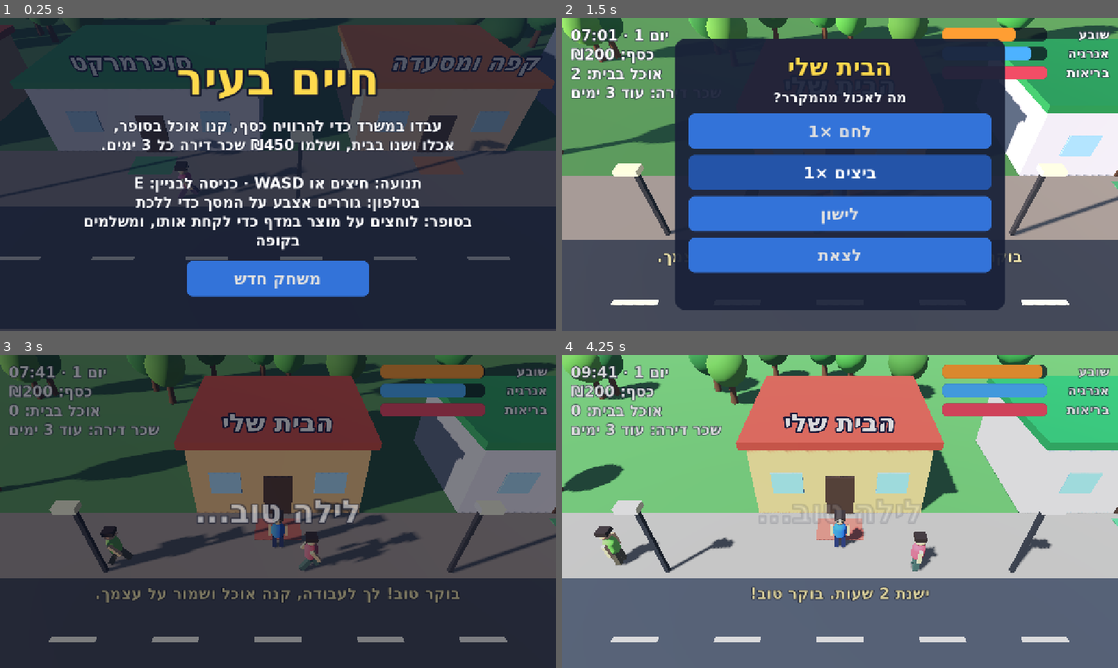
Above: before the commit, frames 1-4 (two rows, left to right).
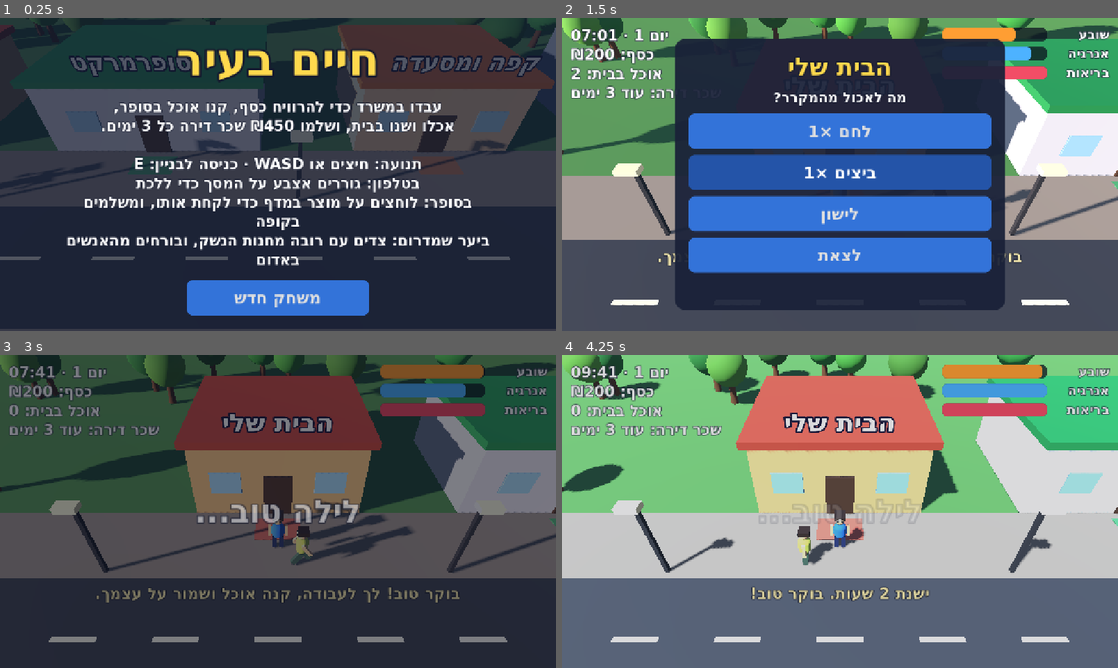
Above: after the commit, the same moments.

Repository: garyjoe/shneyor-games
Game: Godot game, scene res://main.tscn
Two runs of this game, one before a commit and one after it. Both use one fixed random seed, a clock stepped at 60 frames per second and the inputs below.
Inputs (mouse positions are in pixels of both pictures, inside the frame that each line leads up to):
- Up to frame 1 (0.25 s): no input
- Up to frame 2 (1.5 s): click "משחק חדש" at 0.5 s; tap Enter at 1.25 s; move the mouse to (962, 158) at 1.27 s; hold Right (ui_right) from 1.28 s (still down); tap E at 1.35 s; click (962, 158) at 1.42 s
- Up to frame 3 (3 s): tap Space at 1.52, 1.82 s; tap Enter at 1.55 s; release Right (ui_right) at 2 s; click "לחם ×1" at 2 s; click "לישון" at 2.75 s
- Up to frame 4 (4.25 s): tap Space at 3.5 s; drag from (728, 527) to (812, 574) at 3.52 s

The runs differ from the first frame. In frame 1, 17% of the frame differs, in the area x 0-88%, y 10-96%; in frame 2, 0.1%; in frame 3, 2.1%; in frame 4, 1.3%.

Commit message:
Life in the City: forest hunting, robbers in red, and a gun shop
South of the park there is now a pine forest with deer and rabbits. A
gun shop on the street sells a hunting rifle and ammunition; with them
you can shoot at an animal by clicking or tapping it (or pressing E for
the nearest one). Close shots hit, far ones often miss and scare the
herd. Collected game meat goes to the fridge and can be eaten at home or
sold at the gun shop.

Robbers dressed in red roam the forest. They chase you when you come
near, and if they catch you they take part of your money, so the thing
to do is spot them and run back out.

Co-Authored-By: Claude Fable 5.2 <noreply@anthropic.com>
Claude-Session: https://claude.ai/code/session_01Dt6dxQhnMkF2JMR9WrQUqG

Diff:
--- a/games/life-city/main.gd
+++ b/games/life-city/main.gd
@@ -19,7 +19,13 @@
 	{"name": "ביצים", "price": 13, "food": 28.0},
 	{"name": "עוף", "price": 32, "food": 55.0},
 	{"name": "שוקולד", "price": 7, "food": 10.0},
+	{"name": "בשר ציד", "price": 35, "food": 45.0},   # only from hunting, never on a shelf
 ]
+const MEAT := 8
+const RIFLE_PRICE := 600
+const AMMO_PRICE := 40
+const FOREST_Z := 36.0             # the forest starts this far south of the street
+const FOREST_END := 100.0
 const SAVE_PATH := "user://life-city.cfg"
 
 enum State { MENU, PLAY, OVER }
@@ -31,6 +37,19 @@
 	var phase := 0.0
 	var dir := 1.0
 	var speed := 2.0
+	var chasing := false            # robbers only
+	var target := Vector3.ZERO
+	var wait := 0.0
+
+
+class Animal:
+	var node: Node3D
+	var big := false                # deer or rabbit
+	var dead := false
+	var gone := 0.0                 # seconds until it comes back after being collected
+	var heading := Vector3.ZERO
+	var timer := 0.0
+	var scared := 0.0
 
 
 class Place:
@@ -74,6 +93,13 @@
 var reach := 0.0
 var basket_mesh: MeshInstance3D
 var press_pos := Vector2.INF
+var has_rifle := false
+var ammo := 0
+var shot_cool := 0.0
+var rob_cool := 0.0
+var rifle_mesh: MeshInstance3D
+var animals: Array[Animal] = []
+var thugs: Array[Person] = []
 var shifts := 0
 var wage := 40                     # per hour
 var over_reason := ""
@@ -261,8 +287,8 @@
 	lamp_mat.emission = Color(1.0, 0.9, 0.6)
 
 	# Ground, road, pavements.
-	_box(Vector3(160, 1, 110), Vector3(0, -0.5, 0), _mat(Color(0.34, 0.56, 0.3)))
-	_solid(Vector3(160, 1, 110), Vector3(0, -0.5, 0))
+	_box(Vector3(180, 1, 220), Vector3(0, -0.5, 40), _mat(Color(0.34, 0.56, 0.3)))
+	_solid(Vector3(180, 1, 220), Vector3(0, -0.5, 40))
 	_box(Vector3(160, 0.04, 6), Vector3(0, 0.02, 1.5), _mat(Color(0.25, 0.26, 0.29)))
 	var dash := _mat(Color(0.9, 0.9, 0.85))
 	for k in range(-19, 20):
@@ -306,8 +332,8 @@
 		_tree(pos)
 	for k in 16:
 		_tree(Vector3(rng.randf_range(-48, 48), 0, rng.randf_range(-26, -17)))
-	for x: float in [-41.0, 41.0]:
-		_tree(Vector3(x, 0, -8))
+	_tree(Vector3(-41, 0, -8))
+	_building("guns", "חנות נשק", 40, 9, 4.2, Color(0.5, 0.52, 0.45), Color(0.25, 0.3, 0.2), 9, 19)
 
 	# Passers-by on the pavements.
 	for k in 6:
@@ -318,6 +344,7 @@
 		add_child(n.root)
 		npcs.append(n)
 	_build_store()
+	_build_forest()
 
 
 func _make_person(shirt: Color, pants: Color, into: Person = null) -> Person:
@@ -381,6 +408,8 @@
 	player.add_child(me.root)
 	basket_mesh = _box(Vector3(0.5, 0.32, 0.38), Vector3(0, -0.85, 0.12), _mat(Color(0.85, 0.2, 0.2)), me.limbs[2])
 	basket_mesh.visible = false
+	rifle_mesh = _box(Vector3(0.1, 0.1, 1.3), Vector3(0, -0.6, 0.35), _mat(Color(0.25, 0.17, 0.1)), me.limbs[3])
+	rifle_mesh.visible = false
 	add_child(player)
 	_reset_position()
 
@@ -388,6 +417,7 @@
 func _reset_position() -> void:
 	inside = false
 	_return_all()
+	_reset_forest()
 	player.position = places[0].door + Vector3(0, 0, 1.2)
 	player.velocity = Vector3.ZERO
 	me.root.rotation.y = 0.0
@@ -634,6 +664,14 @@
 				panel_text.text = _h("אוכלים כאן ועכשיו, בלי לחזור הביתה")
 				_add_action("ארוחה חמה · ₪55", _cafe.bind(55, 60.0, 0.0, 0.75, "אכלת ארוחה חמה. טעים!"))
 				_add_action("קפה · ₪14", _cafe.bind(14, 3.0, 15.0, 0.25, "שתית קפה. קצת יותר ערני."))
+			"guns":
+				panel_text.text = _h(("יש לך רובה ציד · כדורים: %d" % ammo) if has_rifle else "כדי לצוד ביער צריך רובה ציד וכדורים")
+				if not has_rifle:
+					_add_action("רובה ציד · ₪%d" % RIFLE_PRICE, _buy_rifle)
+				else:
+					_add_action("10 כדורים · ₪%d" % AMMO_PRICE, _buy_ammo)
+				if fridge.has(MEAT):
+					_add_action("למכור בשר ציד (יש %d) · ₪%d" % [fridge.count(MEAT), PRODUCTS[MEAT]["price"]], _sell_meat)
 			"work":
 				panel_text.text = _h("שכר: ₪%d לשעה · משמרות שעבדת: %d" % [wage, shifts])
 				_add_action("לעבוד משמרת (%d שעות) · ₪%d" % [int(SHIFT_HOURS), int(wage * SHIFT_HOURS)], _work)
@@ -677,8 +715,8 @@
 		player.position.x = clampf(player.position.x, STORE.x - 10.8, STORE.x + 10.8)
 		player.position.z = clampf(player.position.z, STORE.z - 7.9, STORE.z + 8.2)
 	else:
-		player.position.x = clampf(player.position.x, -42.0, 42.0)
-		player.position.z = clampf(player.position.z, -5.6, 26.0)
+		player.position.x = clampf(player.position.x, -44.0, 46.0)
+		player.position.z = clampf(player.position.z, -5.6, FOREST_END)
 	if input.length_squared() > 0.01:
 		me.root.rotation.y = lerp_angle(me.root.rotation.y, atan2(input.x, input.y), 12.0 * delta)
 	_animate(me, input.length_squared() > 0.01, delta)
@@ -695,6 +733,7 @@
 		if p.door.distance_to(player.position) < 2.2:
 			near = p
 	_update_focus()
+	_update_forest(delta)
 	_update_hud()
 
 
@@ -751,6 +790,8 @@
 				_interact(near)
 			elif focus != null:
 				_pick(focus)
+			elif _in_forest():
+				_shoot(_nearest_animal())
 
 
 # ---------------------------------------------------------- game states ----
@@ -765,6 +806,8 @@
 	fridge = [0, 5]
 	shifts = 0
 	wage = 40
+	has_rifle = false
+	ammo = 0
 	_begin()
 	_toast("בוקר טוב! לך לעבודה, קנה אוכל ושמור על עצמך.")
 
@@ -788,6 +831,8 @@
 				fridge.append(int(v))
 	shifts = int(cfg.get_value("life", "shifts", 0))
 	wage = int(cfg.get_value("life", "wage", 40))
+	has_rifle = bool(cfg.get_value("life", "rifle", false))
+	ammo = int(cfg.get_value("life", "ammo", 0))
 	_begin()
 	_toast("ברוך שובך! יום %d." % day)
 
@@ -810,7 +855,8 @@
 		return
 	var cfg := ConfigFile.new()
 	for pair: Array in [["day", day], ["clock", clock], ["money", money], ["hunger", hunger],
-			["energy", energy], ["health", health], ["fridge", fridge], ["shifts", shifts], ["wage", wage]]:
+			["energy", energy], ["health", health], ["fridge", fridge], ["shifts", shifts], ["wage", wage],
+			["rifle", has_rifle], ["ammo", ammo]]:
 		cfg.set_value("life", pair[0], pair[1])
 	cfg.save(SAVE_PATH)
 
@@ -839,6 +885,7 @@
 		"תנועה: חיצים או WASD · כניסה לבניין: E",
 		"בטלפון: גוררים אצבע על המסך כדי ללכת",
 		"בסופר: לוחצים על מוצר במדף כדי לקחת אותו, ומשלמים בקופה",
+		"ביער שמדרום: צדים עם רובה מחנות הנשק, ובורחים מהאנשים באדום",
 	]), buttons)
 
 
@@ -1059,7 +1106,9 @@
 		_h("אוכל בבית: %d" % fridge.size()),
 		_h("שכר דירה: %s" % rent_when),
 		_h("בסל: %d מוצרים · ₪%d" % [basket.size(), _basket_total()]) if inside else "",
+		_h("כדורים: %d" % ammo) if has_rifle and not inside else "",
 	])
+	rifle_mesh.visible = has_rifle and _in_forest()
 	basket_mesh.visible = not basket.is_empty()
 	(bars["hunger"] as ProgressBar).value = hunger
 	(bars["energy"] as ProgressBar).value = energy
@@ -1085,7 +1134,7 @@
 # ---------------------------------------------------------------- audio ----
 
 ## Sounds are synthesised at startup, so the game ships no audio files.
-func _tone(f0: float, f1: float, dur: float, vol: float) -> AudioStreamWAV:
+func _tone(f0: float, f1: float, dur: float, vol: float, noise: float = 0.0) -> AudioStreamWAV:
 	var rate := 22050
 	var count := int(dur * rate)
 	var data := PackedByteArray()
@@ -1094,7 +1143,8 @@
 	for i in count:
 		var k := float(i) / count
 		phase += TAU * lerpf(f0, f1, k) / rate
-		data.encode_s16(i * 2, int(sin(phase) * vol * (1.0 - k) * 32000.0))
+		var wave := lerpf(sin(phase), rng.randf_range(-1.0, 1.0), noise)
+		data.encode_s16(i * 2, int(wave * vol * (1.0 - k) * 32000.0))
 	var wav := AudioStreamWAV.new()
 	wav.format = AudioStreamWAV.FORMAT_16_BITS
 	wav.mix_rate = rate
@@ -1109,6 +1159,8 @@
 		"pay": _tone(880, 1320, 0.3, 0.25),
 		"no": _tone(220, 150, 0.3, 0.3),
 		"pick": _tone(620, 760, 0.1, 0.25),
+		"bang": _tone(140, 40, 0.35, 0.6, 0.8),
+		"alarm": _tone(500, 900, 0.5, 0.3),
 	}
 	for key: String in defs:
 		var p := AudioStreamPlayer.new()
@@ -1204,7 +1256,7 @@
 		Vector3(-8, 0, -7.6), Vector3(-4, 0, -7.6), Vector3(0, 0, -7.6), Vector3(4, 0, -7.6), Vector3(8, 0, -7.6),
 		Vector3(1, 0, -1.5), Vector3(5, 0, -1.5), Vector3(9, 0, -1.5),
 	]
-	for pid in PRODUCTS.size():
+	for pid in slots.size():
 		_shelf(pid, STORE + slots[pid])
 
 	# Checkout: counter, till, cashier, and a mat to stand on.
@@ -1312,7 +1364,10 @@
 
 ## Click/tap position (canvas coordinates) -> the shelf item drawn under it.
 func _tap(pos: Vector2) -> void:
-	if not inside or state != State.PLAY or open_place != null or busy:
+	if state != State.PLAY or open_place != null or busy:
+		return
+	if not inside:
+		_tap_forest(pos)
 		return
 	var hit: Node3D
 	var best := 70.0
@@ -1391,3 +1446,298 @@
 func _return_all_action() -> void:
 	_return_all()
 	_refresh_panel()
+
+
+# --------------------------------------------------------------- forest ----
+
+func _in_forest() -> bool:
+	return not inside and player.position.z > FOREST_Z - 2.0
+
+
+func _forest_point() -> Vector3:
+	return Vector3(rng.randf_range(-40, 42), 0, rng.randf_range(FOREST_Z + 6.0, FOREST_END - 4.0))
+
+
+func _pine(pos: Vector3) -> void:
+	var h := rng.randf_range(4.0, 7.0)
+	_box(Vector3(0.35, 1.4, 0.35), pos + Vector3(0, 0.7, 0), _mat(Color(0.33, 0.22, 0.13)))
+	_solid(Vector3(0.6, 2.0, 0.6), pos + Vector3(0, 1.0, 0))
+	var cone := CylinderMesh.new()
+	cone.top_radius = 0.0
+	cone.bottom_radius = h * 0.3
+	cone.height = h
+	cone.radial_segments = 8
+	var c := MeshInstance3D.new()
+	c.mesh = cone
+	c.material_override = _mat(Color.from_hsv(rng.randf_range(0.3, 0.38), 0.65, rng.randf_range(0.28, 0.42)))
+	c.position = pos + Vector3(0, 1.2 + h * 0.5, 0)
+	add_child(c)
+
+
+func _make_animal(big: bool) -> Animal:
+	var a := Animal.new()
+	a.big = big
+	a.node = Node3D.new()
+	if big:  # deer
+		var fur := _mat(Color(0.55, 0.36, 0.2))
+		_box(Vector3(0.55, 0.6, 1.3), Vector3(0, 1.05, 0), fur, a.node)
+		_box(Vector3(0.3, 0.7, 0.3), Vector3(0, 1.55, 0.65), fur, a.node)
+		_box(Vector3(0.32, 0.3, 0.5), Vector3(0, 1.95, 0.8), fur, a.node)
+		for sx: float in [-0.2, 0.2]:
+			_box(Vector3(0.06, 0.45, 0.06), Vector3(sx, 2.3, 0.7), _mat(Color(0.85, 0.8, 0.7)), a.node)
+			for sz: float in [-0.5, 0.5]:
+				_box(Vector3(0.14, 0.8, 0.14), Vector3(sx, 0.4, sz), fur, a.node)
+	else:    # rabbit
+		var fur := _mat(Color(0.8, 0.78, 0.74))
+		_ball(0.28, Vector3(0, 0.3, 0), fur, a.node, Vector3(1, 1, 1.4))
+		_ball(0.18, Vector3(0, 0.55, 0.3), fur, a.node)
+		for sx: float in [-0.08, 0.08]:
+			_box(Vector3(0.07, 0.35, 0.05), Vector3(sx, 0.85, 0.28), fur, a.node)
+	add_child(a.node)
+	animals.append(a)
+	return a
+
+
+func _build_forest() -> void:
+	_sign("היער", Vector3(0, 3.0, FOREST_Z - 3.0), 110)
+	_box(Vector3(0.2, 2.6, 0.2), Vector3(0, 1.3, FOREST_Z - 3.0), _mat(Color(0.3, 0.2, 0.12)))
+	for k in 150:
+		var pos := Vector3(rng.randf_range(-70, 70), 0, rng.randf_range(FOREST_Z, FOREST_END + 25.0))
+		if absf(pos.x) < 3.0 and pos.z < FOREST_Z + 14.0:
+			continue                       # keep a path in from the sign
+		_pine(pos)
+	for k in 8:
+		_make_animal(k < 4)
+	for k in 3:
+		var t := _make_person(Color(0.85, 0.08, 0.08), Color(0.6, 0.05, 0.05))
+		add_child(t.root)
+		thugs.append(t)
+	_reset_forest()
+
+
+func _reset_forest() -> void:
+	rob_cool = 0.0
+	for a in animals:
+		a.dead = false
+		a.gone = 0.0
+		a.scared = 0.0
+		a.node.visible = true
+		a.node.rotation = Vector3.ZERO
+		a.node.position = _forest_point()
+	for t in thugs:
+		t.chasing = false
+		t.wait = 0.0
+		t.root.position = _forest_point() + Vector3(0, 0, 12)
+		t.root.position.z = minf(t.root.position.z, FOREST_END - 2.0)
+		t.target = t.root.position
+
+
+func _update_forest(delta: float) -> void:
+	shot_cool = maxf(shot_cool - delta, 0.0)
+	rob_cool = maxf(rob_cool - delta, 0.0)
+	var here := player.position
+	for a in animals:
+		if a.gone > 0.0:
+			a.gone -= delta
+			if a.gone <= 0.0:
+				a.dead = false
+				a.node.visible = true
+				a.node.rotation = Vector3.ZERO
+				a.node.position = _forest_point()
+			continue
+		if a.dead:
+			if a.node.position.distance_to(here) < 1.9:
+				_collect(a)
+			continue
+		var away := a.node.position - here
+		away.y = 0.0
+		a.scared = maxf(a.scared - delta, 0.0)
+		if away.length() < 7.0 and not inside:
+			a.scared = 1.5
+		var speed := 0.0
+		if a.scared > 0.0:
+			a.heading = away.normalized()
+			speed = 7.5 if a.big else 6.0
+		else:
+			a.timer -= delta
+			if a.timer <= 0.0:
+				a.timer = rng.randf_range(1.5, 4.5)
+				var angle := rng.randf() * TAU
+				a.heading = Vector3(cos(angle), 0, sin(angle)) if rng.randf() < 0.65 else Vector3.ZERO
+			speed = 1.6
+		if a.heading != Vector3.ZERO:
+			a.node.position += a.heading * speed * delta
+			a.node.rotation.y = lerp_angle(a.node.rotation.y, atan2(a.heading.x, a.heading.z), 8.0 * delta)
+		a.node.position.x = clampf(a.node.position.x, -42.0, 44.0)
+		a.node.position.z = clampf(a.node.position.z, FOREST_Z + 3.0, FOREST_END - 2.0)
+
+	for t in thugs:
+		var to_me := here - t.root.position
+		to_me.y = 0.0
+		var dist := to_me.length()
+		var in_reach := _in_forest() and here.z > FOREST_Z + 1.0
+		if t.chasing and (not in_reach or dist > 24.0 or rob_cool > 0.0):
+			t.chasing = false
+		elif not t.chasing and in_reach and dist < 13.0 and rob_cool <= 0.0:
+			t.chasing = true
+			_toast("אדם רע באדום רודף אחריך! ברח מהיער!")
+			_play("alarm")
+		var step := Vector3.ZERO
+		if t.chasing:
+			step = to_me.normalized() * 5.6
+			if dist < 1.3:
+				_robbed()
+		else:
+			var to_target := t.target - t.root.position
+			if to_target.length() < 1.0:
+				t.wait -= delta
+				if t.wait <= 0.0:
+					t.wait = rng.randf_range(1.0, 4.0)
+					t.target = _forest_point()
+			else:
+				step = to_target.normalized() * 2.0
+		t.root.position += step * delta
+		t.root.position.z = maxf(t.root.position.z, FOREST_Z + 2.0)
+		if step != Vector3.ZERO:
+			t.root.rotation.y = lerp_angle(t.root.rotation.y, atan2(step.x, step.z), 10.0 * delta)
+		_animate(t, step != Vector3.ZERO, delta * (1.8 if t.chasing else 1.0))
+
+
+func _robbed() -> void:
+	var stolen := mini(money, maxi(50, int(money * 0.3)))
+	money -= stolen
+	health = maxf(health - 12.0, 1.0)
+	rob_cool = 18.0
+	for t in thugs:
+		t.chasing = false
+		t.target = _forest_point()
+	_play("no")
+	_toast("שדדו אותך! לקחו לך ₪%d. צא מהיער!" % stolen)
+
+
+func _nearest_animal() -> Animal:
+	var best: Animal
+	var best_d := 30.0
+	for a in animals:
+		if a.dead or a.gone > 0.0:
+			continue
+		var d := a.node.position.distance_to(player.position)
+		if d < best_d:
+			best_d = d
+			best = a
+	return best
+
+
+## Tap or click on an animal on screen to shoot at it.
+func _tap_forest(pos: Vector2) -> void:
+	if not _in_forest():
+		return
+	var hit: Animal
+	var best := 80.0
+	for a in animals:
+		if a.dead or a.gone > 0.0:
+			continue
+		var world := a.node.position + Vector3(0, 1.0 if a.big else 0.4, 0)
+		if cam.is_position_behind(world):
+			continue
+		var d := cam.unproject_position(world).distance_to(pos)
+		if d < best:
+			best = d
+			hit = a
+	if hit != null:
+		_shoot(hit)
+
+
+func _shoot(a: Animal) -> void:
+	if a == null or shot_cool > 0.0:
+		return
+	if not has_rifle:
+		_toast("כדי לצוד צריך רובה ציד. קונים אותו בחנות הנשק ברחוב.")
+		shot_cool = 1.0
+		return
+	if ammo <= 0:
+		_toast("נגמרו הכדורים. קונים עוד בחנות הנשק.")
+		_play("no")
+		shot_cool = 1.0
+		return
+	var to_animal := a.node.position - player.position
+	to_animal.y = 0.0
+	var dist := to_animal.length()
+	if dist > 30.0:
+		_toast("רחוק מדי. צריך להתקרב בשקט.")
+		shot_cool = 0.5
+		return
+	ammo -= 1
+	shot_cool = 0.9
+	reach = 0.4
+	me.root.rotation.y = atan2(to_animal.x, to_animal.z)
+	_play("bang")
+	for other in animals:                  # the shot startles everything nearby
+		if other.node.position.distance_to(player.position) < 35.0:
+			other.scared = 4.0
+			var flee: Vector3 = other.node.position - player.position
+			flee.y = 0.0
+			other.heading = flee.normalized()
+	# Close shots always hit; far ones often miss, more so at small targets.
+	var chance := clampf(1.25 - dist / (32.0 if a.big else 24.0), 0.1, 1.0)
+	if rng.randf() < chance:
+		a.dead = true
+		a.scared = 0.0
+		a.node.rotation.z = PI * 0.5
+		_toast("פגעת! לך לאסוף את הבשר.")
+	else:
+		_toast("פספסת! החיה בורחת.")
+	_update_hud()
+
+
+func _collect(a: Animal) -> void:
+	var pieces := 2 if a.big else 1
+	var room := FRIDGE_MAX - fridge.size()
+	if room <= 0:
+		if a.timer <= 0.0:                 # do not repeat the message every frame
+			_toast("אין מקום במקרר לבשר. מכור או אכול משהו קודם.")
+		a.timer = 3.0
+		return
+	pieces = mini(pieces, room)
+	for k in pieces:
+		fridge.append(MEAT)
+	a.gone = 50.0
+	a.node.visible = false
+	_play("pick")
+	_toast("אספת %d נתחי בשר ציד. אפשר לאכול בבית או למכור בחנות הנשק." % pieces)
+
+
+func _buy_rifle() -> void:
+	if money < RIFLE_PRICE:
+		_toast("אין מספיק כסף (חסרים ₪%d)." % (RIFLE_PRICE - money))
+		_play("no")
+		return
+	money -= RIFLE_PRICE
+	has_rifle = true
+	ammo += 5
+	_play("pay")
+	_toast("קנית רובה ציד, וקיבלת 5 כדורים. היער נמצא מדרום לפארק.")
+	_refresh_panel()
+
+
+func _buy_ammo() -> void:
+	if money < AMMO_PRICE:
+		_toast("אין מספיק כסף.")
+		_play("no")
+		return
+	money -= AMMO_PRICE
+	ammo += 10
+	_play("pay")
+	_toast("קנית 10 כדורים.")
+	_refresh_panel()
+
+
+func _sell_meat() -> void:
+	var at := fridge.find(MEAT)
+	if at < 0:
+		return
+	fridge.remove_at(at)
+	money += int(PRODUCTS[MEAT]["price"])
+	_play("pay")
+	_toast("מכרת נתח בשר ציד.")
+	_refresh_panel()
